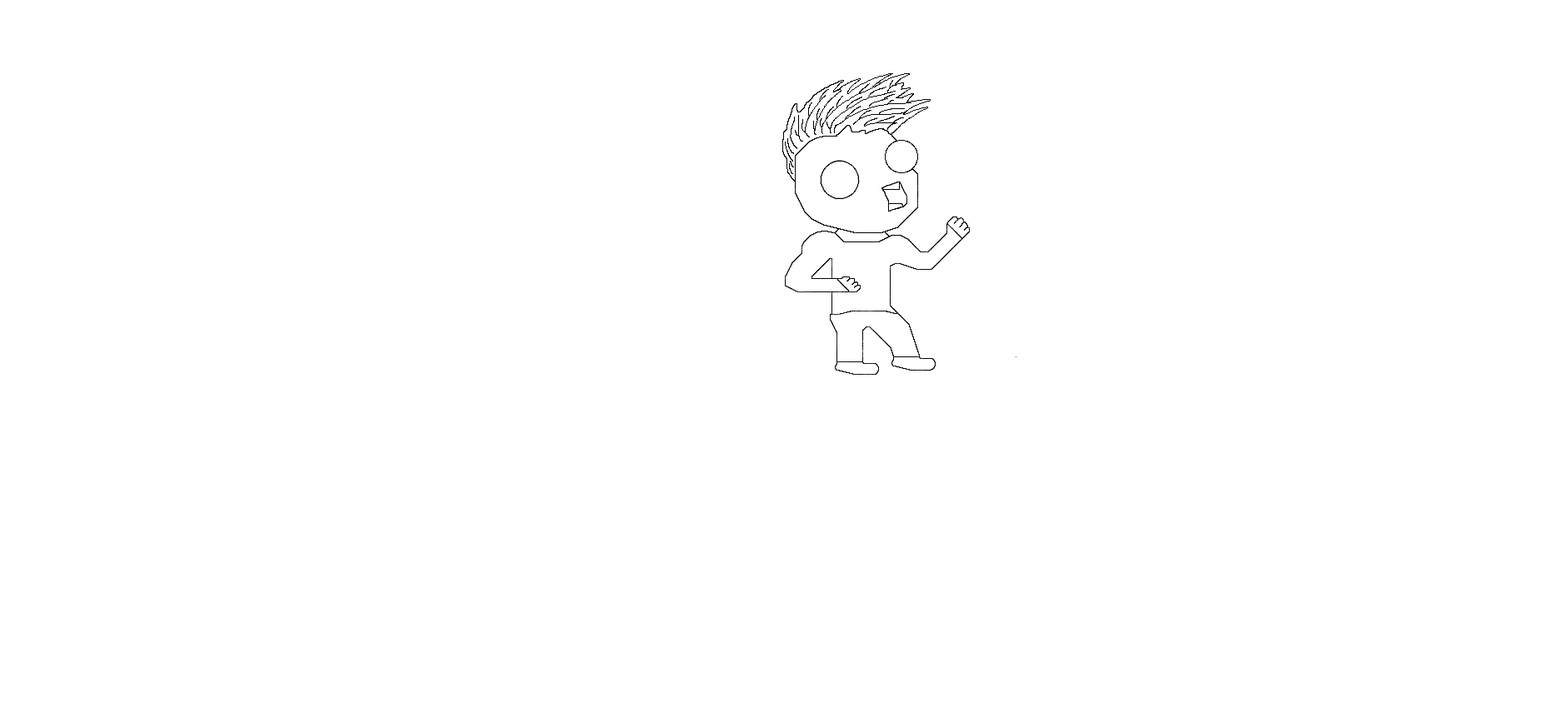
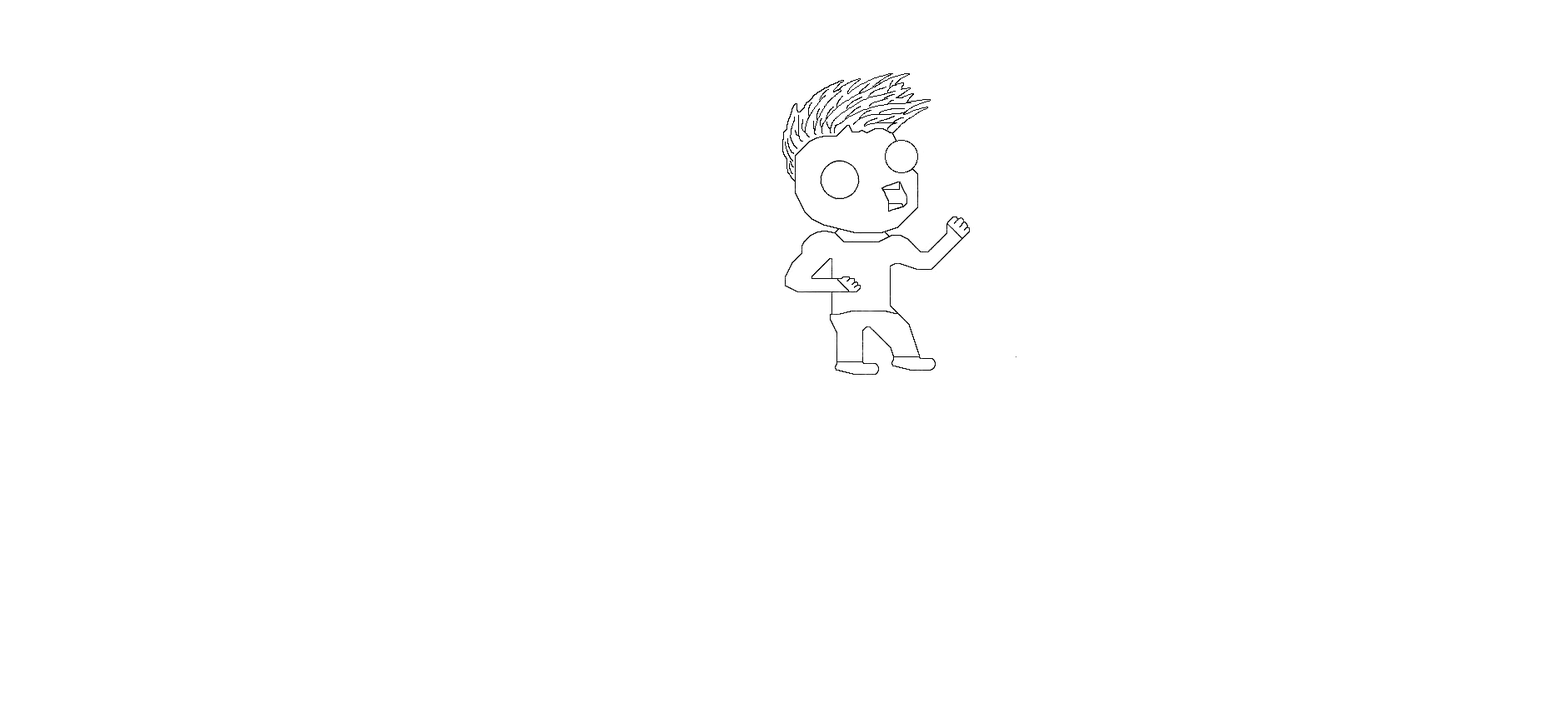
Comparing the layer stacks of the two 1568 × 722 images. Changes:
painted on "Ebene 1" over [835, 125, 898, 141]
